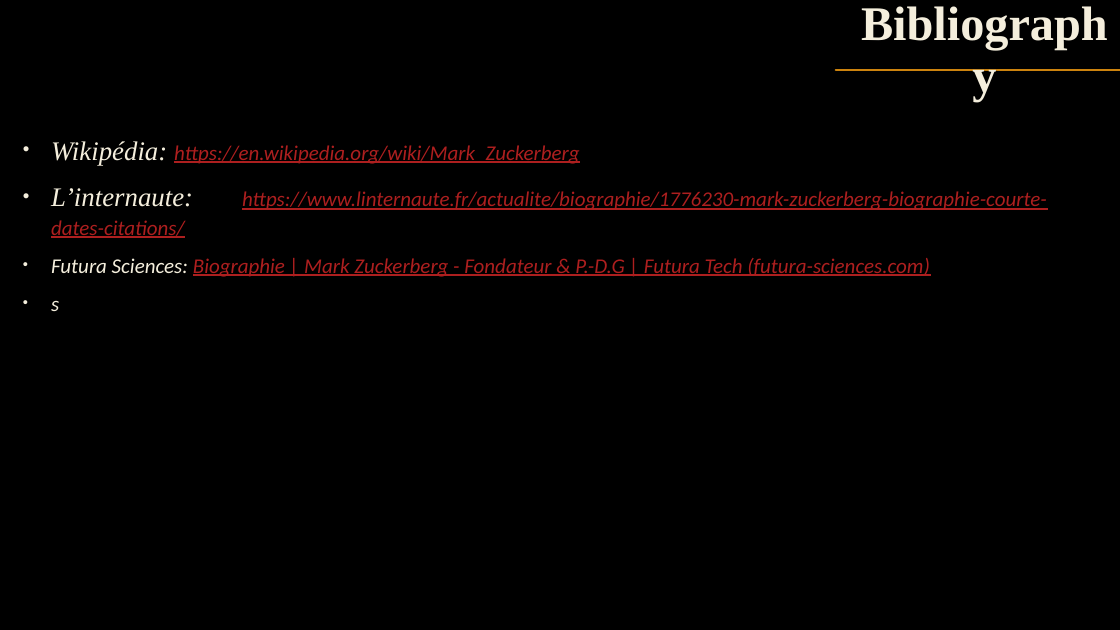
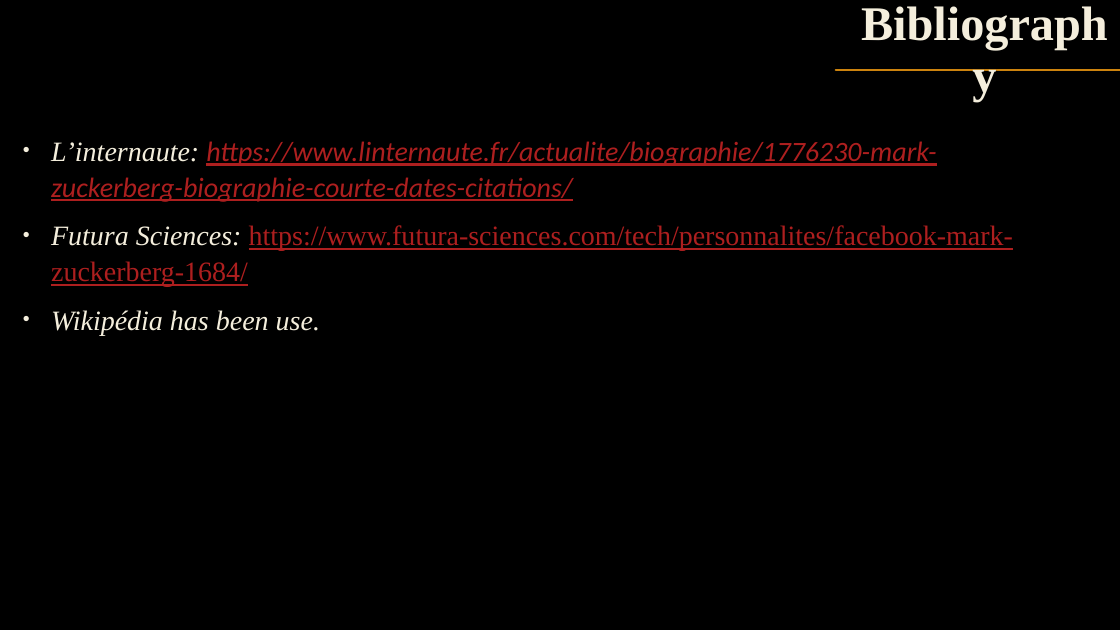
Before and after one commit to RomainMILLAN-IUT-MTPSETE/Cours-Linker, a slide deck: slide 5 of Semestre 2/Anglais/Anglais Entreprise/Examen - 1/DOSSIER PREP/Mark ZUCKERBERG.pptx (slide 4 before the commit). Drawn at 1120x630 pixels with LibreOffice and Linux fonts; fonts in the diff are those of the drawing; background and template pictures are left out. Boxes give left, top, right and bottom in pixels: in the first picture for what was removed or moved away, otherwise in the second. Text is boxed around its words. In the diff, an @@ line names an element or a change of style, - is before the commit and + after.

```diff
--- a/Semestre 2/Anglais/Anglais Entreprise/Examen - 1/DOSSIER PREP/Mark ZUCKERBERG.pptx
+++ b/Semestre 2/Anglais/Anglais Entreprise/Examen - 1/DOSSIER PREP/Mark ZUCKERBERG.pptx
@@ text at (51,141,579,165): paragraph removed @@
-• Wikipédia: https://en.wikipedia.org/wiki/Mark_Zuckerberg
@@ text at (51,141,936,202): size 23 to 24 pt in "L’internaute:"; size 18 to 24 pt in "https://www.linternaute.fr/actualite/biographie/1776230-mark ..."; alignment justified to left; more space between paragraphs @@
@@ text at (51,225,1013,335): text changed; size 18 to 24 pt; font Calibri to Times New Roman; italic off @@
-• Futura Sciences: Biographie | Mark Zuckerberg - Fondateur & P.-D.G | Futura Tech (futura-sciences.com)
-• s
+• Futura Sciences: https://www.futura-sciences.com/tech/personnalites/facebook-mark-zuckerberg-1684/
+• Wikipédia has been use.
```
Also in this commit, not shown: 5 other slides changed.
